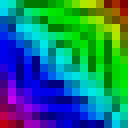
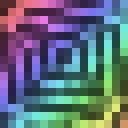
Layer changes from the first 128px x 128px image to the second:
renamed "Layer 1" to "Black & White 1", blend subtract → normal, painted on it, masked it over [0, 0, 128, 128]
renamed "Layer 2" to "Layer 0", blend subtract → multiply, painted on it over [0, 0, 128, 128]
added layer "Rectangle 1" (multiply) over [0, 0, 128, 128]
